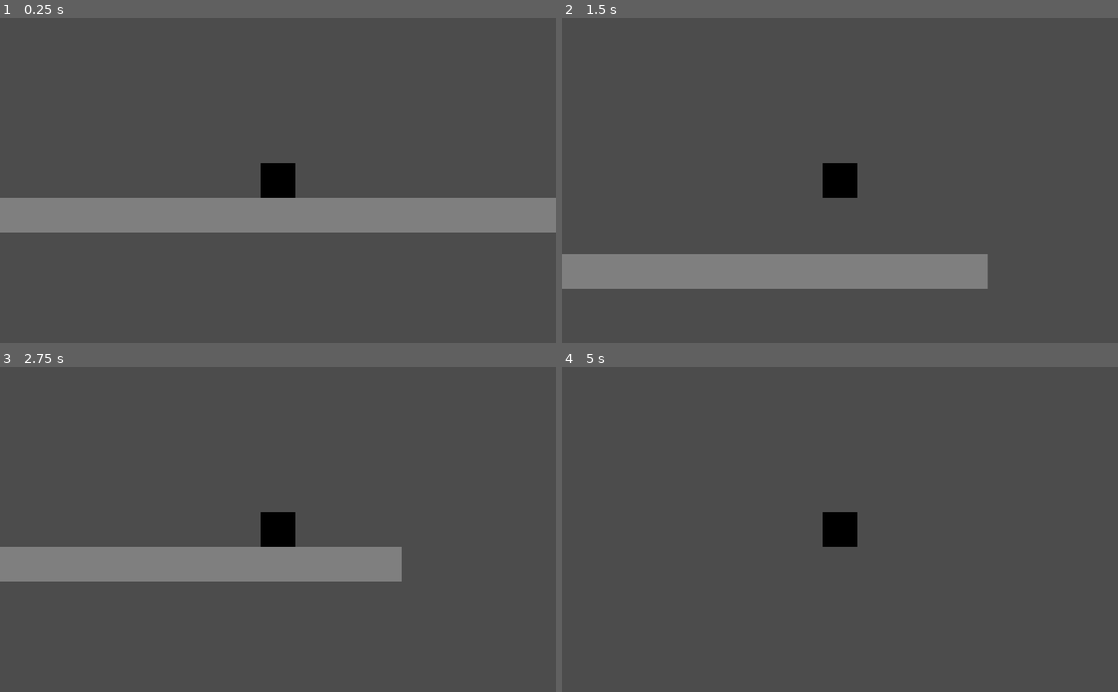
Above: before the commit, frames 1-4 (two rows, left to right).
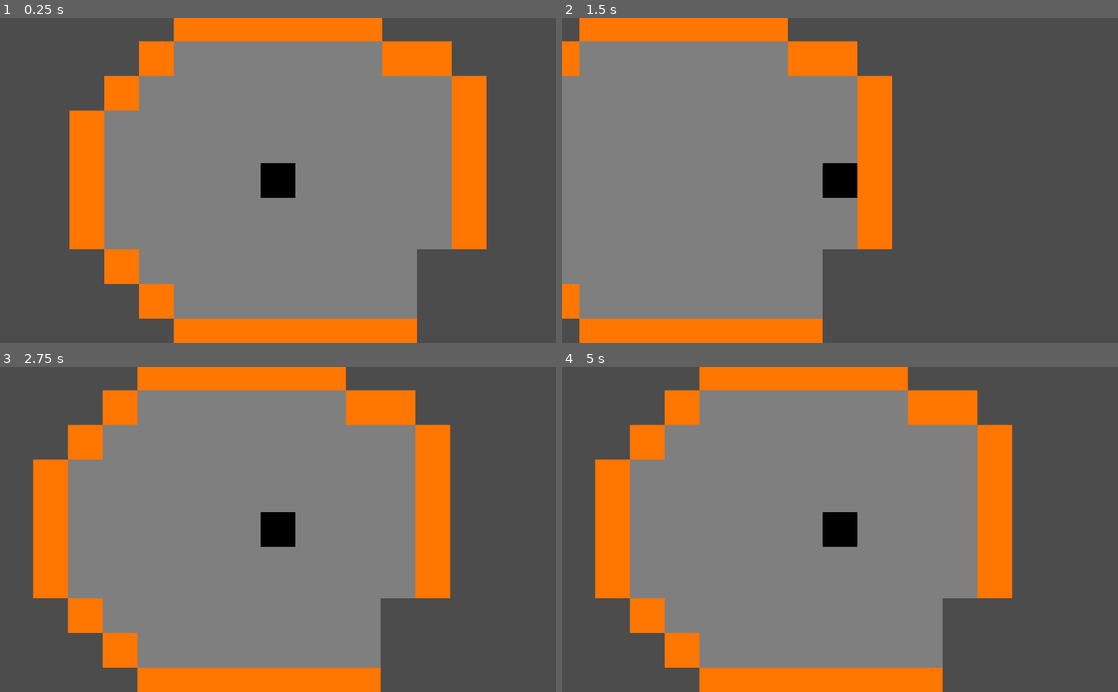
Above: after the commit, the same moments.

Repository: mariothedog/Game-Off-2019-Entry
Game: Godot game, scene res://Scenes/Top Down.tscn
The game is run twice, just before and just after one commit, with the same random seed, the same clock (stepped at 60 frames per second) and the same inputs. Before the commit the project starts from res://Scenes/Node2D.tscn.
Inputs:
- Up to frame 1 (0.25 s): no input
- Up to frame 2 (1.5 s): tap Enter at 0.5 s; hold D (move_right) from 0.53 s (still down); tap Space (jump) at 0.77 s
- Up to frame 3 (2.75 s): tap Space (jump) at 1.52 s; release D (move_right) at 2.03 s; hold A (move_left) from 2.03 s (still down)
- Up to frame 4 (5 s): release A (move_left) at 2.78 s; hold D (move_right) 2.78-4.28 s; tap Space (jump) at 3.02, 3.77, 4.52 s; hold A (move_left) from 4.28 s (still down)

The runs differ from the first frame. In frame 1, 58% of the frame differs, in the area x 0-100%, y 0-100%; in frame 2, 51%; in frame 3, 56%; in frame 4, 62%, in the area x 5-81%, y 0-100%.

Commit message:
Changed the main scene to the top down scene

Diff:
--- a/project.godot
+++ b/project.godot
@@ -16,7 +16,7 @@
 [application]
 
 config/name="Game-Off-2019-Entry"
-run/main_scene="res://Scenes/Node2D.tscn"
+run/main_scene="res://Scenes/Top Down.tscn"
 config/icon="res://icon.png"
 
 [input]
